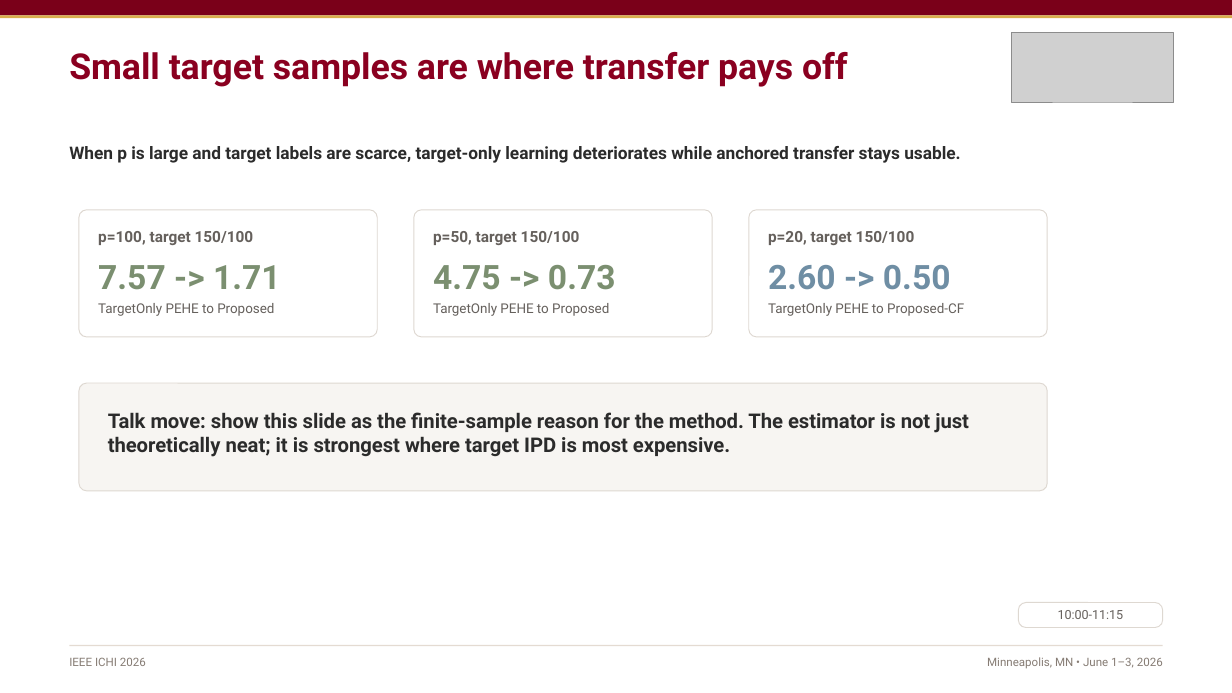
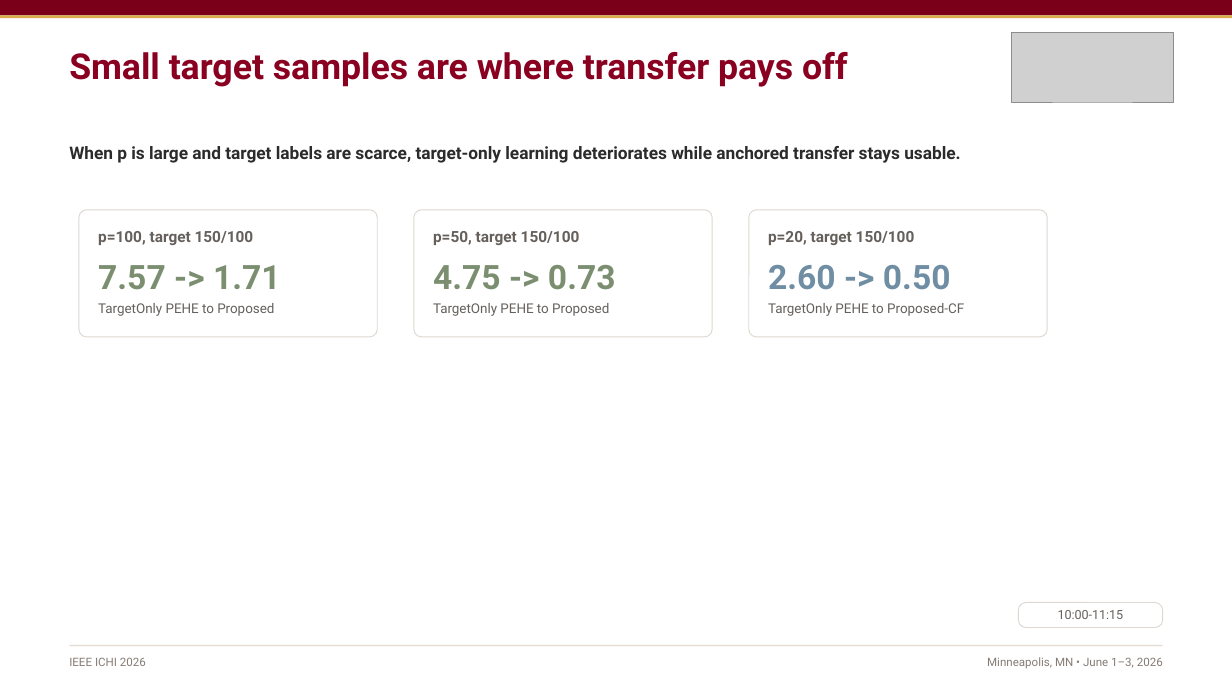
Before and after one commit to wangzilongri/SparseTLDRICHI2026, a slide deck: slide 9 of presentation/output/transfer-learning-meta-analysis-ichi-2026-talk.pptx. Drawn at 1232x693 pixels with LibreOffice and Linux fonts; fonts in the diff are those of the drawing; grey boxes stand for pictures. Boxes give left, top, right and bottom in pixels: in the first picture for what was removed or moved away, otherwise in the second. Text is boxed around its words. In the diff, an @@ line names an element or a change of style, - is before the commit and + after.

```diff
--- a/presentation/output/transfer-learning-meta-analysis-ichi-2026-talk.pptx
+++ b/presentation/output/transfer-learning-meta-analysis-ichi-2026-talk.pptx
@@ rounded rectangle removed at [79,384,1047,492] @@
@@ text removed at [108,412,969,457] @@
-Talk move: show this slide as the finite-sample reason for the method. The estimator is not just theoretically neat; it is strongest where target IPD is most expensive.
```
Also in this commit, not shown: 3 other slides changed, 1 other file.
